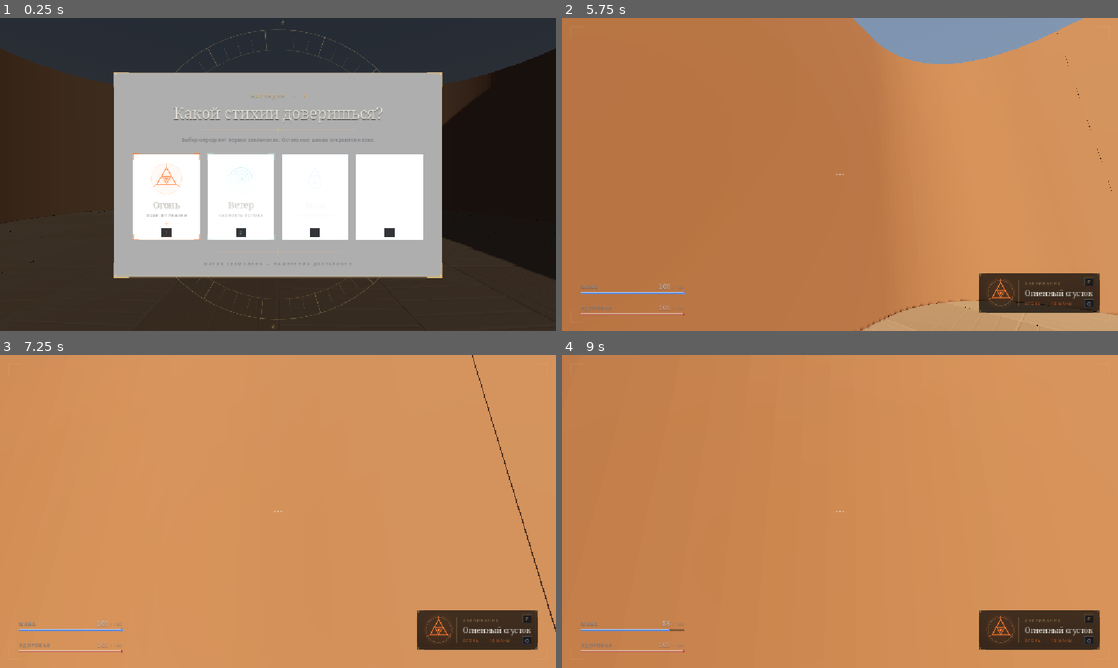
Above: before the commit, frames 1-4 (two rows, left to right).
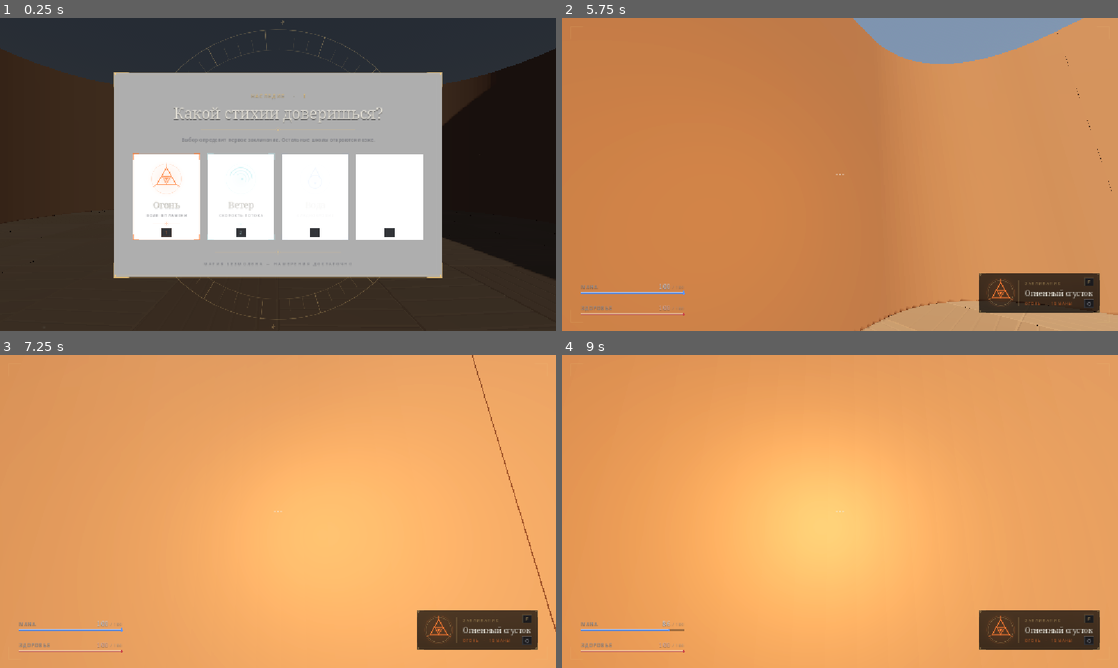
Above: after the commit, the same moments.

Repository: Tunwell1/test-game
Game: Godot game, scene res://main.tscn
Two runs of this game, one before a commit and one after it. Both use one fixed random seed, a clock stepped at 60 frames per second and the inputs below.
Inputs (mouse positions are in pixels of both pictures, inside the frame that each line leads up to):
- Up to frame 1 (0.25 s): no input
- Up to frame 2 (5.75 s): tap Enter at 0.5 s; move the mouse to (962, 158) at 0.52 s; hold D (move_right) 0.53-1.28 s; tap F (cast_spell) at 0.6 s; click (962, 158) at 0.67 s; tap Space (jump) at 0.77, 1.52, 3.02, 3.5, 3.77, 4.52 s; move the mouse to (728, 190) at 1.27 s; hold S (move_back) 1.28-2.03 s; tap Ctrl (crouch) at 1.35 s; move the mouse to (895, 105) at 2.02 s; hold D (move_right) 2.03-2.78 s; tap E (interact) at 2.1 s; move the mouse to (812, 237) at 2.77 s; hold W (move_forward) 2.78-3.53 s; tap Q (next_spell) at 2.85 s; click (812, 237) at 2.92 s; move the mouse to (1006, 221) at 3.52 s; hold A (move_left) 3.53-4.28 s; tap 1 (pick_school_1) at 3.6 s; move the mouse to (795, 171) at 4.27 s; hold W (move_forward) from 4.28 s (still down); tap 2 (pick_school_2) at 4.35 s; move the mouse to (845, 174) at 5.02 s; tap 3 (pick_school_3) at 5.1 s; click (845, 174) at 5.17 s
- Up to frame 3 (7.25 s): move the mouse to (255, 505) at 5.77 s; release W (move_forward) at 5.78 s; hold D (move_right) 5.78-6.53 s; tap 4 (pick_school_4) at 5.85 s; tap Space (jump) at 6.02, 6.77 s; move the mouse to (305, 511) at 6.52 s; hold W (move_forward) from 6.53 s (still down); hold Shift (sprint) from 6.53 s (still down)
- Up to frame 4 (9 s): move the mouse to (812, 511) at 7.27 s; release Shift (sprint) at 7.28 s; tap F (cast_spell) at 7.35 s; click (812, 511) at 7.42 s; tap Space (jump) at 7.52 s; move the mouse to (851, 505) at 8.02 s; hold Ctrl (crouch) 8.03-8.78 s; tap Enter at 8.75 s; move the mouse to (834, 517) at 8.77 s; release W (move_forward) at 8.78 s; hold A (move_left) from 8.78 s (still down); tap E (interact) at 8.85 s

The runs differ from the first frame. In frame 2, 0.9% of the frame differs, in the area x 21-31%, y 57-72%; in frame 3, 55%; in frame 4, 74%, in the area x 0-84%, y 0-100%.

Commit message:
Атмосфера: тёплый свет у игрока и медленные пылинки

Diff:
--- a/player.gd
+++ b/player.gd
@@ -120,9 +120,21 @@
 @export var sprint_lean_deg: float = 1.5
 @export var sprint_blend_speed: float = 3.0
 @export var speed_ramp: float = 8.0
+
+@export_group("Атмосфера")
+## Тёплый свет у головы: мягко подсвечивает интерьер, без теней.
+@export var warm_light_enabled: bool = true
+@export var warm_light_color: Color = Color(1.0, 0.78, 0.55)
+@export var warm_light_energy: float = 0.55
+@export var warm_light_range: float = 7.0
+## Медленно дрейфующие пылинки вокруг камеры.
+@export var dust_enabled: bool = true
+@export_range(8, 200, 1) var dust_amount: int = 72
 var footstep_timer: float = 0.0
 var step_streams: Dictionary = {}
 var land_stream: AudioStreamWAV = null
+var _warm_light: OmniLight3D = null
+var _vfx_time: float = 0.0
 
 func _ready() -> void:
 
@@ -173,6 +185,8 @@
 		land_stream = _generate_footstep_wav(90.0, 0.22, 18.0, 0.5, 0.85)
 		footstep_audio.stream = step_streams[Stance.STANDING]
 
+	_setup_ambient_vfx()
+
 	Input.mouse_mode = Input.MOUSE_MODE_CAPTURED
 
 func _unhandled_input(event: InputEvent) -> void:
@@ -181,6 +195,81 @@
 		rotate_y(-event.relative.x * mouse_sensitivity)
 		head.rotate_x(-event.relative.y * mouse_sensitivity)
 		head.rotation.x = clampf(head.rotation.x, deg_to_rad(-89.0), deg_to_rad(89.0))
+
+func _process(delta: float) -> void:
+	# Мерцание очень слабое: свет должен «дышать», а не мигать как лампочка.
+	_vfx_time += delta
+	if _warm_light != null:
+		var flicker := (1.0 + 0.035 * sin(_vfx_time * 6.7)
+			+ 0.02 * sin(_vfx_time * 13.3 + 1.7))
+		_warm_light.light_energy = warm_light_energy * flicker
+
+
+func _setup_ambient_vfx() -> void:
+	if warm_light_enabled:
+		var light := OmniLight3D.new()
+		light.name = "WarmLight"
+		light.light_color = warm_light_color
+		light.light_energy = warm_light_energy
+		light.omni_range = warm_light_range
+		light.omni_attenuation = 1.6
+		light.shadow_enabled = false
+		head.add_child(light)
+		_warm_light = light
+
+	if not dust_enabled or camera == null:
+		return
+
+	var particles := GPUParticles3D.new()
+	particles.name = "DustMotes"
+	particles.amount = dust_amount
+	particles.lifetime = 12.0
+	particles.preprocess = 8.0
+	particles.local_coords = false
+	particles.visibility_aabb = AABB(Vector3(-10.0, -10.0, -10.0), Vector3(20.0, 20.0, 20.0))
+
+	var process := ParticleProcessMaterial.new()
+	process.emission_shape = ParticleProcessMaterial.EMISSION_SHAPE_BOX
+	process.emission_box_extents = Vector3(5.0, 3.0, 5.0)
+	process.direction = Vector3(0.0, 0.2, 0.0)
+	process.spread = 180.0
+	process.initial_velocity_min = 0.015
+	process.initial_velocity_max = 0.055
+	process.gravity = Vector3(0.0, 0.008, 0.0)
+	process.turbulence_enabled = true
+	process.turbulence_noise_strength = 0.18
+	process.turbulence_noise_scale = 0.9
+	process.turbulence_noise_speed = Vector3(0.12, 0.12, 0.12)
+	process.scale_min = 0.5
+	process.scale_max = 1.3
+	process.color = Color(1.0, 0.94, 0.82, 0.28)
+	particles.process_material = process
+
+	var quad := QuadMesh.new()
+	quad.size = Vector2(0.022, 0.022)
+	var material := StandardMaterial3D.new()
+	material.shading_mode = BaseMaterial3D.SHADING_MODE_UNSHADED
+	material.transparency = BaseMaterial3D.TRANSPARENCY_ALPHA
+	material.blend_mode = BaseMaterial3D.BLEND_MODE_ADD
+	material.billboard_mode = BaseMaterial3D.BILLBOARD_ENABLED
+	material.vertex_color_use_as_albedo = true
+	material.albedo_texture = _dust_dot_texture()
+	quad.material = material
+	particles.draw_pass_1 = quad
+	camera.add_child(particles)
+
+
+func _dust_dot_texture() -> ImageTexture:
+	var size := 32
+	var img := Image.create(size, size, false, Image.FORMAT_RGBA8)
+	var center := Vector2(float(size - 1) * 0.5, float(size - 1) * 0.5)
+	for y in size:
+		for x in size:
+			var d := Vector2(float(x), float(y)).distance_to(center) / center.x
+			var a := clampf(1.0 - d, 0.0, 1.0)
+			img.set_pixel(x, y, Color(1.0, 1.0, 1.0, a * a))
+	return ImageTexture.create_from_image(img)
+
 
 func _physics_process(delta: float) -> void:
 	if is_dead:
--- a/tests/smoke_gameplay.gd
+++ b/tests/smoke_gameplay.gd
@@ -39,6 +39,7 @@
 		await process_frame
 		await physics_frame
 	_check(player != null, "player exists in main scene")
+	_check(_ambient_vfx_ready(player), "warm light and dust motes are attached to the player")
 
 	var enemies := get_nodes_in_group("enemies")
 	print("INFO: main scene registers %d enemies" % enemies.size())
@@ -112,6 +113,18 @@
 	_finish()
 
 
+func _ambient_vfx_ready(player: Node) -> bool:
+	if player == null:
+		return false
+	var light := player.find_child("WarmLight", true, false) as OmniLight3D
+	var dust := player.find_child("DustMotes", true, false) as GPUParticles3D
+	if light == null or dust == null:
+		return false
+	if light.shadow_enabled or light.omni_range < 1.0:
+		return false
+	return dust.amount >= 8 and dust.draw_pass_1 != null and dust.process_material != null
+
+
 func _visuals_match_colliders(scene: Node) -> bool:
 	var checked := 0
 	for body_name in VISUAL_BODIES:
Not shown, changed: docs/testing.md
